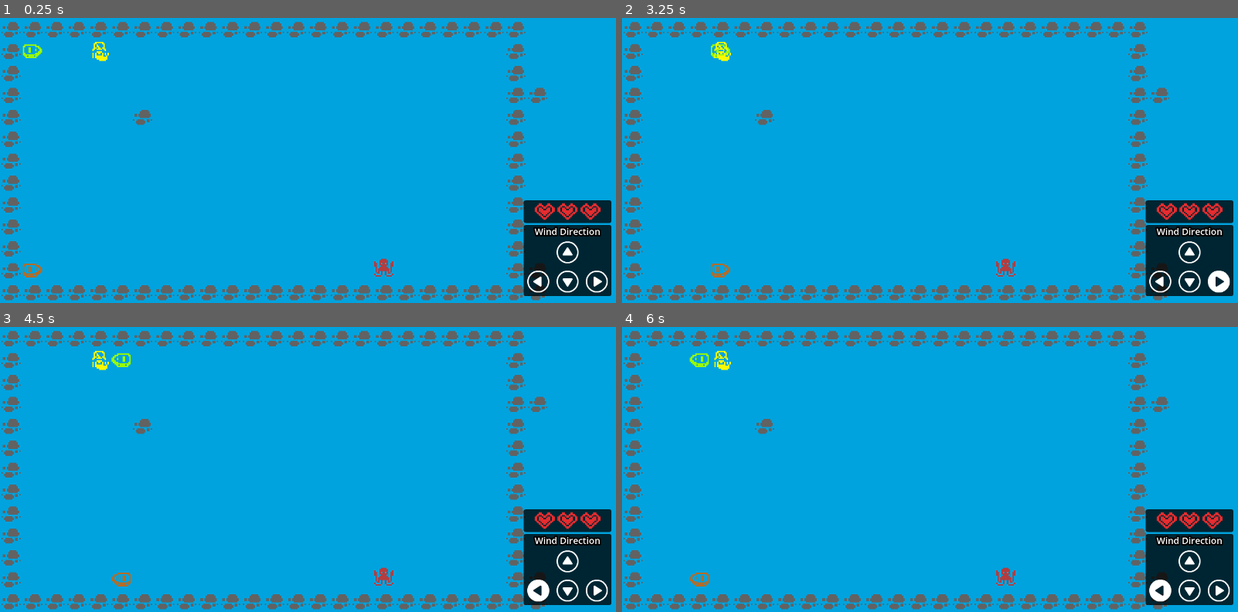
Above: before the commit, frames 1-4 (two rows, left to right).
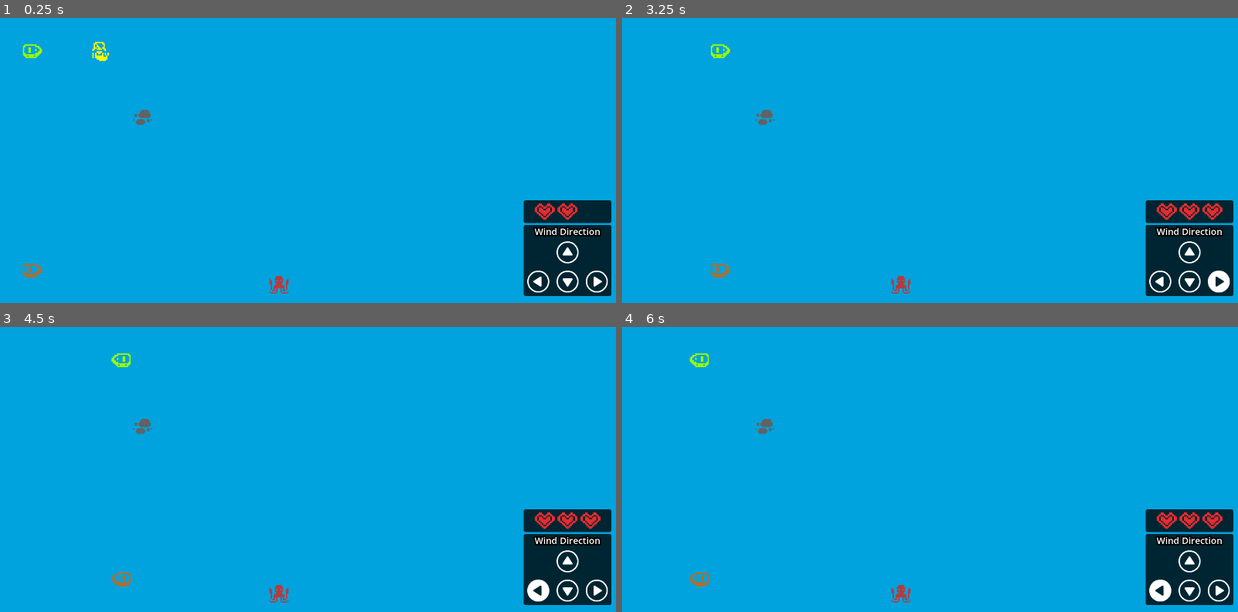
Above: after the commit, the same moments.

Repository: Tmat12/Mini-Jam-155
Game: Godot game, scene res://Scenes/Game.tscn
The game is run twice, just before and just after one commit, with the same random seed, the same clock (stepped at 60 frames per second) and the same inputs.
Inputs (mouse positions are in pixels of both pictures, inside the frame that each line leads up to):
- Up to frame 1 (0.25 s): no input
- Up to frame 2 (3.25 s): tap Enter at 0.5, 2.75 s; move the mouse to (1065, 146) at 0.52 s; hold Right (ui_right) 0.53-2.03 s; click (1065, 146) at 0.6 s; tap Space (Jump) at 0.77, 1.25, 1.52, 3.02 s; move the mouse to (806, 174) at 1.27 s; click (806, 174) at 1.35 s; move the mouse to (991, 97) at 2.02 s; hold Left (ui_left) 2.03-2.78 s; click (991, 97) at 2.1 s; move the mouse to (899, 217) at 2.77 s; hold Right (ui_right) from 2.78 s (still down); click (899, 217) at 2.85 s
- Up to frame 3 (4.5 s): tap Space (Jump) at 3.5, 3.77 s; move the mouse to (492, 512) at 3.52 s; click (492, 512) at 3.6 s; tap Enter at 4.25 s; move the mouse to (123, 426) at 4.27 s; release Right (ui_right) at 4.28 s; hold Left (ui_left) from 4.28 s (still down); click (123, 426) at 4.35 s
- Up to frame 4 (6 s): tap Space (Jump) at 4.52, 5.75 s; move the mouse to (960, 469) at 5.02 s; release Left (ui_left) at 5.03 s; hold Right (ui_right) 5.03-5.78 s; click (960, 469) at 5.1 s; move the mouse to (837, 398) at 5.77 s; hold Left (ui_left) from 5.78 s (still down); click (837, 398) at 5.85 s

The runs differ from the first frame. In frame 1, 6.9% of the frame differs, in the area x 0-98%, y 1-100%; in frame 2, 6.9%; in frame 3, 6.8%; in frame 4, 6.8%.
Error after the commit: Invalid access to property or key 'has_package' on a base object of type 'TileMap'. (res://scripts/Obstacle.gd:35)

Commit message:
Updated obstacle random position

Diff:
--- a/Scripts/Obstacle.gd
+++ b/Scripts/Obstacle.gd
@@ -2,17 +2,16 @@
 @export var sprite: Sprite2D
 
 var delivery = preload("res://Scenes/pickupable.tscn")
-var grid_pixels = 48
-var x = 0
-var y = 0
+var x = 22
+var y = 11
 
 var rng = RandomNumberGenerator.new()
 
 # Called when the node enters the scene tree for the first time.
 func _ready():
 	var randNum = rng.randi_range(1,2)
-	var randPosx = rng.randi_range(72, 1092)
-	var randPosy = rng.randi_range(72, 552)
+	var randPosx = rng.randi_range(72, (x * 48) +72)
+	var randPosy = rng.randi_range(72, (y * 48) +72)
 	if randNum == 1:
 		sprite.frame_coords.x = 25
 		sprite.frame_coords.y = 8
